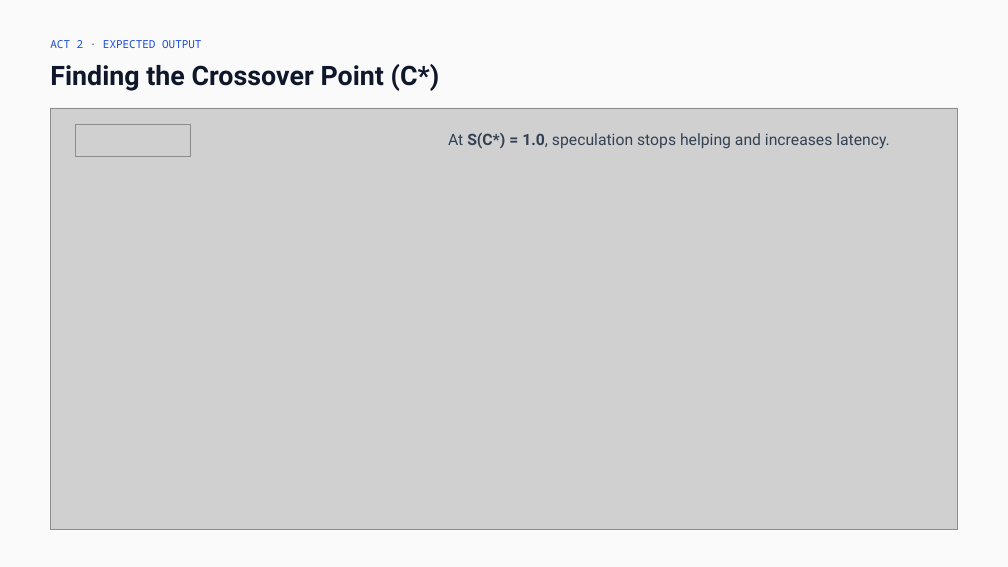
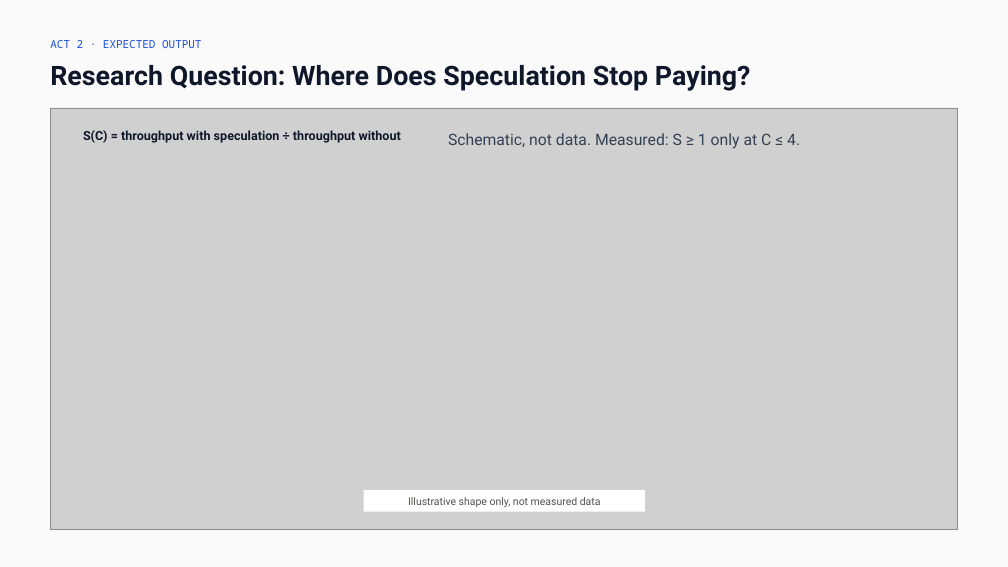
Before and after one commit to mridulpant2010/llm_serving, a slide deck: slide 5 of docs/Final_Presentation.pptx. Drawn at 1008x567 pixels with LibreOffice and Linux fonts; fonts in the diff are those of the drawing; grey boxes stand for pictures. Boxes give left, top, right and bottom in pixels: in the first picture for what was removed or moved away, otherwise in the second. Text is boxed around its words. In the diff, an @@ line names an element or a change of style, - is before the commit and + after.

```diff
--- a/docs/Final_Presentation.pptx
+++ b/docs/Final_Presentation.pptx
@@ text at (50,65,751,91): text changed @@
-Finding the Crossover Point (C*)
+Research Question: Where Does Speculation Stop Paying?
@@ picture removed at (76,125,191,157) @@
@@ text added at (83,130,401,143), 12 pt, text #0F172A, bold @@
+S(C) = throughput with speculation ÷ throughput without
@@ text at (448,133,800,149): text changed @@
-At S(C*) = 1.0, speculation stops helping and increases latency.
+Schematic, not data. Measured: S ≥ 1 only at C ≤ 4.
@@ rectangle added at (364,491,645,512), fill #FFFFFF, 10 pt, text #52514E @@
+Illustrative shape only, not measured data
```
Also in this commit, not shown: 11 other slides changed, 34 other files.
